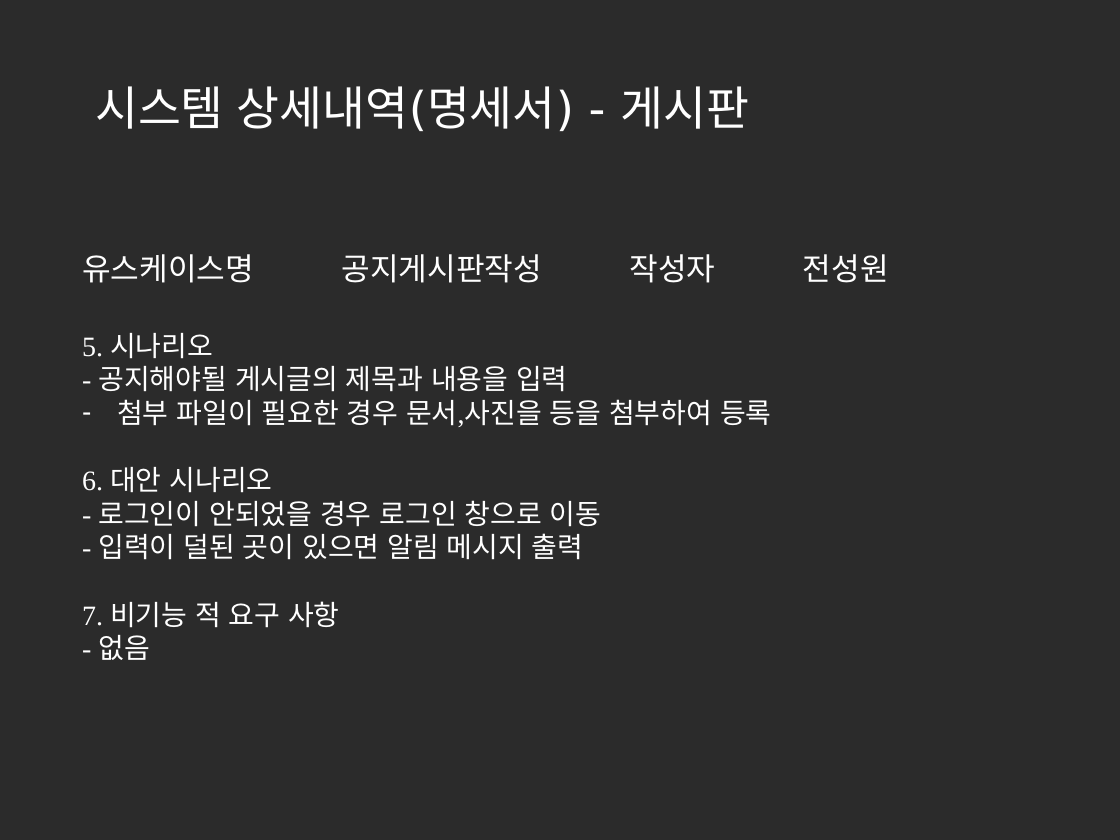
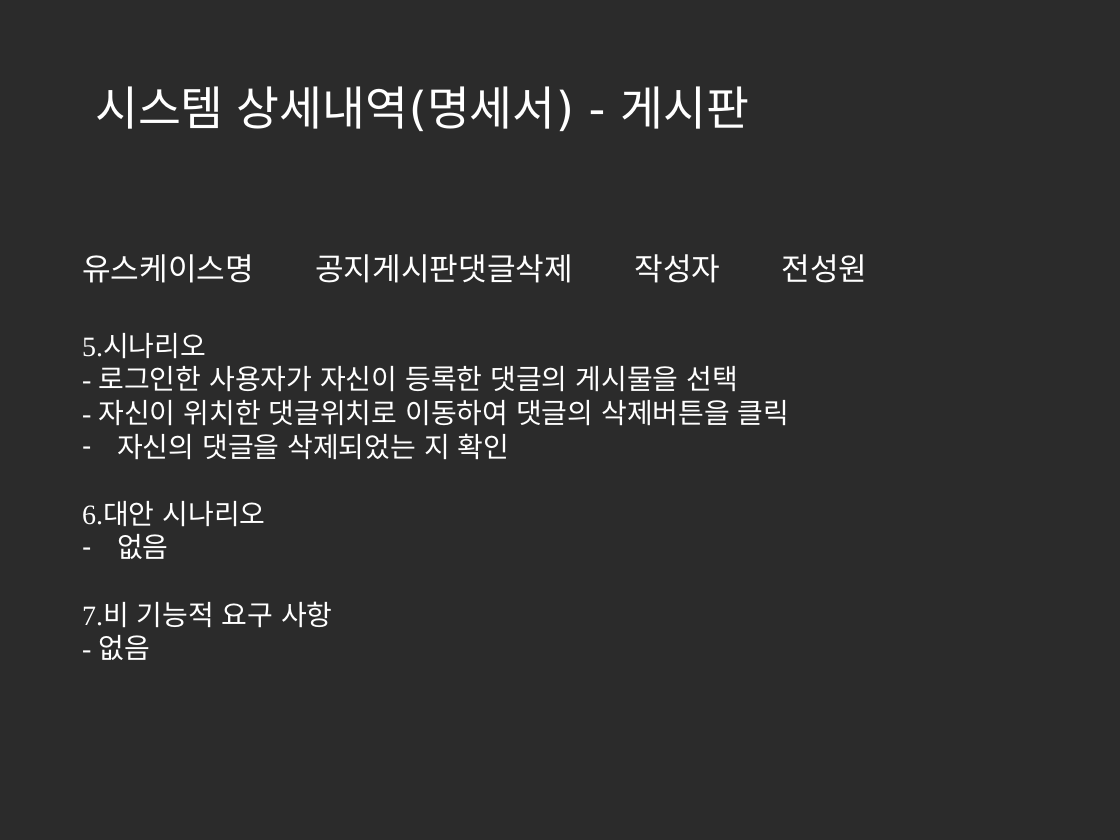
Before and after one commit to korea600/useful, a slide deck: slide 77 of Useful/UML/Presentation/useful_ppt_초안(수정중).pptx. Drawn at 1120x840 pixels with LibreOffice and Linux fonts; fonts in the diff are those of the drawing; background and template pictures are left out; a plain dark background stands for a picture behind light text. Boxes give left, top, right and bottom in pixels: in the first picture for what was removed or moved away, otherwise in the second. Text is boxed around its words. In the diff, an @@ line names an element or a change of style, - is before the commit and + after.

Commit message:
명세서 작성완료

```diff
--- a/Useful/UML/Presentation/useful_ppt_초안(수정중).pptx
+++ b/Useful/UML/Presentation/useful_ppt_초안(수정중).pptx
@@ text at (82,254,868,283): text changed @@
-유스케이스명 공지게시판작성 작성자 전성원
+유스케이스명 공지게시판댓글삭제 작성자 전성원
@@ text at (82,334,790,628): text changed @@
-5. 시나리오
-- 공지해야될 게시글의 제목과 내용을 입력
-– 첨부 파일이 필요한 경우 문서,사진을 등을 첨부하여 등록
-6. 대안 시나리오
-- 로그인이 안되었을 경우 로그인 창으로 이동
-- 입력이 덜된 곳이 있으면 알림 메시지 출력
-7. 비기능 적 요구 사항
+5.시나리오
+- 로그인한 사용자가 자신이 등록한 댓글의 게시물을 선택
+- 자신이 위치한 댓글위치로 이동하여 댓글의 삭제버튼을 클릭
+– 자신의 댓글을 삭제되었는 지 확인
+6.대안 시나리오
+– 없음
+7.비 기능적 요구 사항
```
Also in this commit, not shown: 9 other slides changed, 90 slides added.
